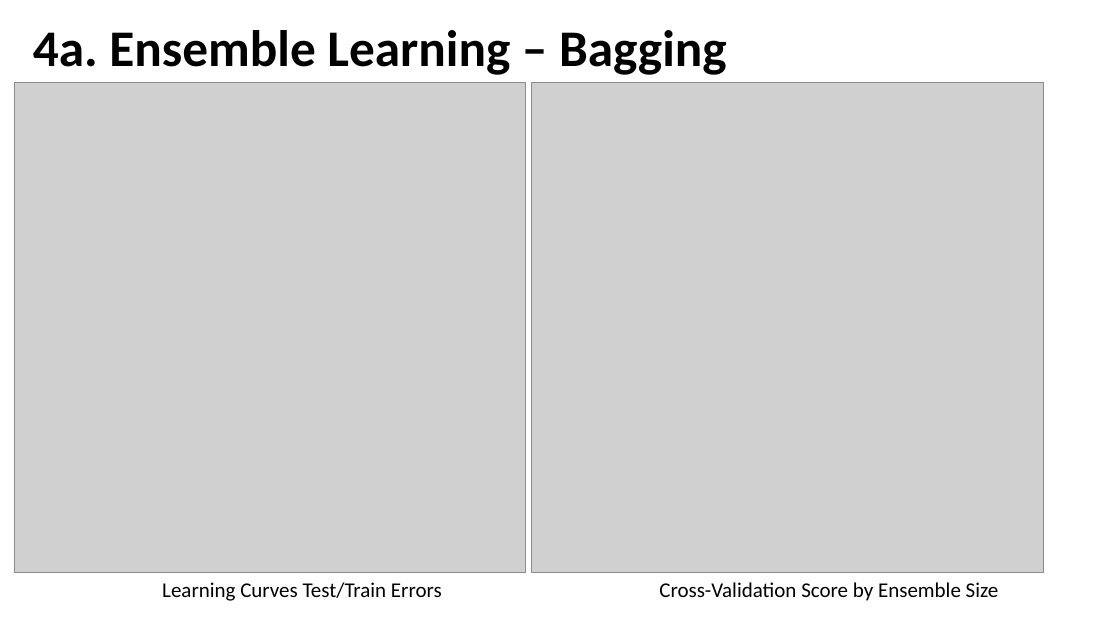
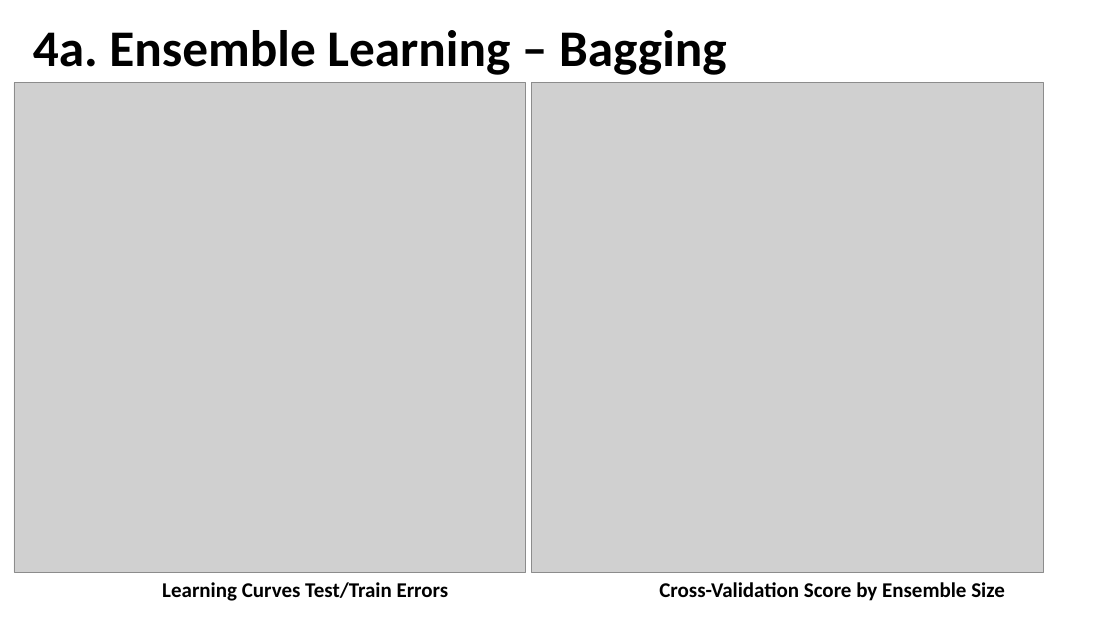
Before and after one commit to CSML1010-3-2020/NLPCourseProject, a slide deck: slide 13 of CSML1010_Group3_Project_Milestone02.pptx. Drawn at 1120x630 pixels with LibreOffice and Linux fonts; fonts in the diff are those of the drawing; grey boxes stand for pictures. Boxes give left, top, right and bottom in pixels: in the first picture for what was removed or moved away, otherwise in the second. Text is boxed around its words. In the diff, an @@ line names an element or a change of style, - is before the commit and + after.

```diff
--- a/CSML1010_Group3_Project_Milestone02.pptx
+++ b/CSML1010_Group3_Project_Milestone02.pptx
@@ text "Learning Curves Test/Train Errors" at (162,582,449,601): bold on @@
@@ text "Cross-Validation Score by Ensemble Size" at (659,582,1005,601): bold on @@
```
Also in this commit, not shown: 4 other slides changed, 4 slides added, 3 slides removed.
